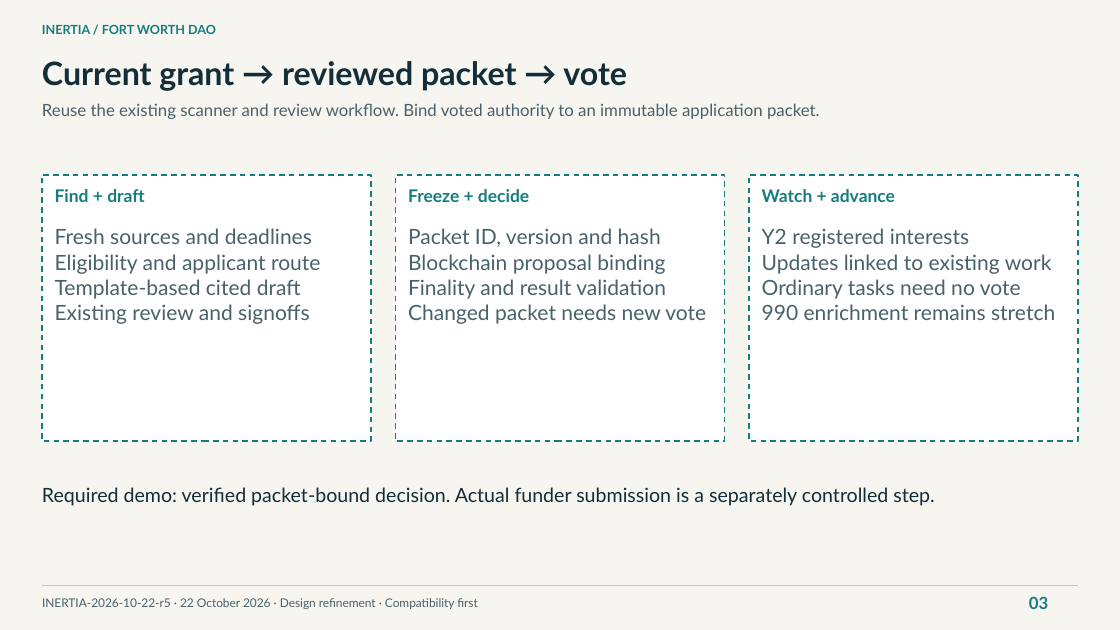
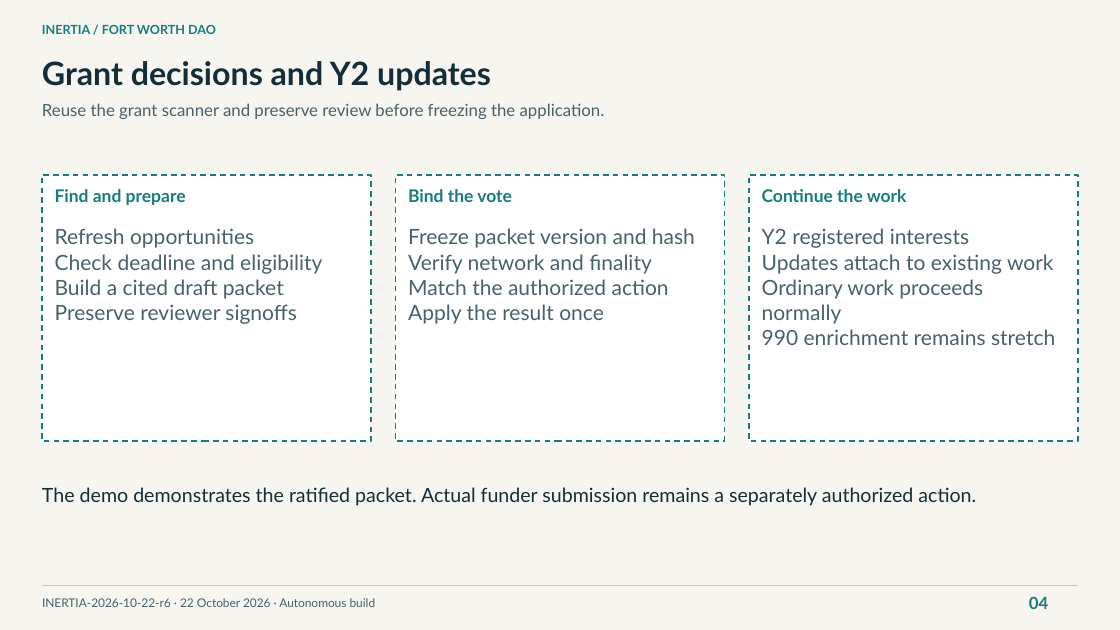
Before and after one commit to NetRxn/Inertia, a slide deck: slide 4 of Inertia-Architecture.pptx (slide 3 before the commit). Drawn at 1120x630 pixels with LibreOffice and Linux fonts; fonts in the diff are those of the drawing. Boxes give left, top, right and bottom in pixels: in the first picture for what was removed or moved away, otherwise in the second. Text is boxed around its words. In the diff, an @@ line names an element or a change of style, - is before the commit and + after.

```diff
--- a/Inertia-Architecture.pptx
+++ b/Inertia-Architecture.pptx
@@ text at box(42, 61, 491, 91): text changed @@
-Current grant → reviewed packet → vote
+Grant decisions and Y2 updates
@@ text at box(42, 103, 605, 119): text changed @@
-Reuse the existing scanner and review workflow. Bind voted authority to an immutable application packet.
+Reuse the grant scanner and preserve review before freezing the application.
@@ text at box(55, 189, 186, 205): text changed @@
-Find + draft
+Find and prepare
@@ text at box(408, 189, 512, 202): text changed @@
-Freeze + decide
+Bind the vote
@@ text at box(762, 189, 907, 202): text changed @@
-Watch + advance
+Continue the work
@@ text at box(55, 228, 322, 324): text changed @@
-Fresh sources and deadlines
-Eligibility and applicant route
-Template-based cited draft
-Existing review and signoffs
+Refresh opportunities
+Check deadline and eligibility
+Build a cited draft packet
+Preserve reviewer signoffs
@@ text at box(408, 228, 695, 324): text changed @@
-Packet ID, version and hash
-Blockchain proposal binding
-Finality and result validation
-Changed packet needs new vote
+Freeze packet version and hash
+Verify network and finality
+Match the authorized action
+Apply the result once
@@ text at box(762, 254, 1054, 324): text changed @@
-Updates linked to existing work
-Ordinary tasks need no vote
+Updates attach to existing work
+Ordinary work proceeds normally
@@ text at box(42, 487, 976, 506): text changed @@
-Required demo: verified packet-bound decision. Actual funder submission is a separately controlled step.
+The demo demonstrates the ratified packet. Actual funder submission remains a separately authorized action.
@@ text at box(42, 598, 376, 607): text changed @@
-INERTIA-2026-10-22-r5 · 22 October 2026 · Design refinement · Compatibility first
+INERTIA-2026-10-22-r6 · 22 October 2026 · Autonomous build
@@ text at box(1029, 596, 1048, 609): text changed @@
-03
+04
```
Also in this commit, not shown: 5 other slides changed, 2 slides added, 1 slide removed, 4 other files.
